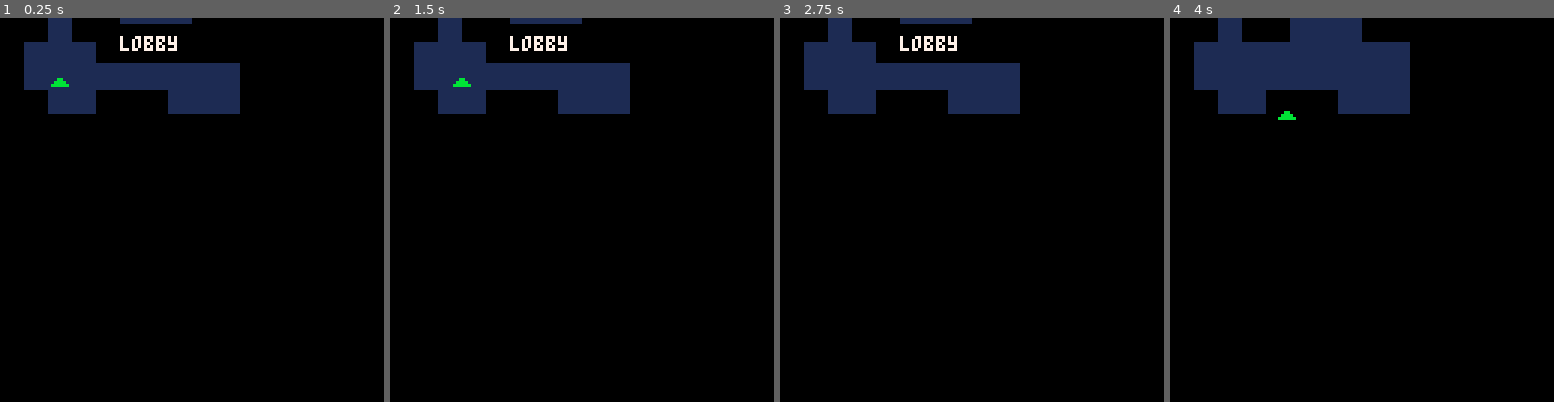
Above: before the commit, frames 1-4 (left to right).
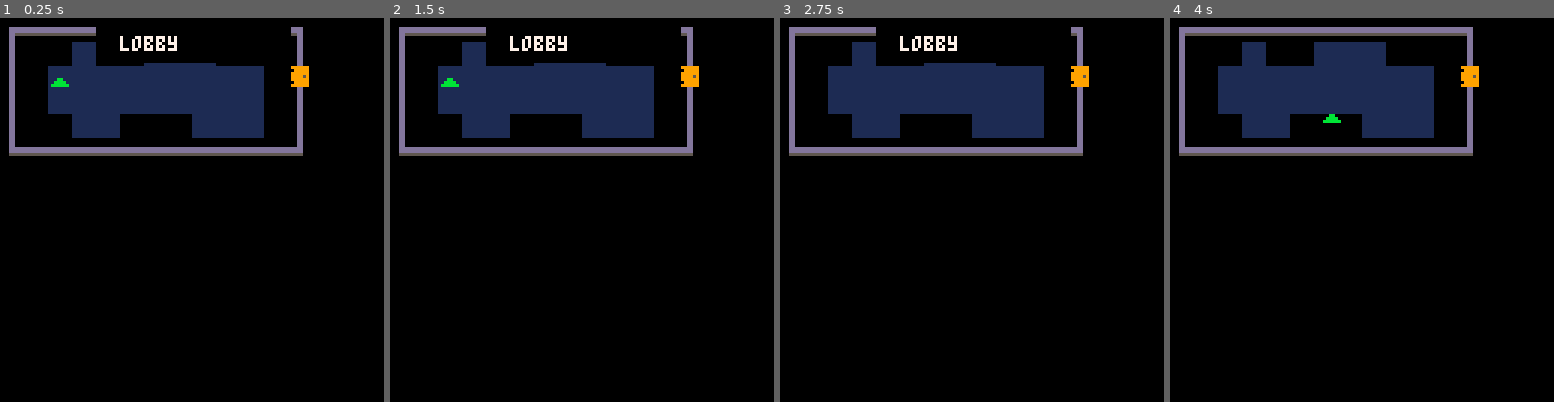
Above: after the commit, the same moments.

Repository: Gre3n01/node--pico8
Game: PICO-8 cartridge node.p8
Two runs of this game, one before a commit and one after it. Both use one fixed random seed, a clock stepped at 60 frames per second and the inputs below.
Inputs:
- Up to frame 1 (0.25 s): no input
- Up to frame 2 (1.5 s): tap X (X key) at 0.33, 1.07 s; tap O (Z key) at 0.7 s
- Up to frame 3 (2.75 s): hold Right 1.6-2.1 s; tap O (Z key) at 1.7, 2.1, 2.5 s; tap X (X key) at 1.85 s; hold Up 2.15-2.42 s; hold Right from 2.47 s (still down)
- Up to frame 4 (4 s): tap O (Z key) at 2.9, 3.3, 3.7 s; tap X (X key) at 2.97 s; release Right at 3.03 s; hold Left 3.08-3.58 s; hold Down 3.63-3.97 s

The runs differ from the first frame. In frame 1, 9.2% of the frame differs, in the area x 2-81%, y 0-36%; in frame 2, 9.3%; in frame 3, 9.2%; in frame 4, 12%.

Commit message:
Add files via upload

Diff:
--- a/node.p8
+++ b/node.p8
@@ -4,13 +4,19 @@
 -- node.p8
 -- base game: node in the lobby
 
+-- a game of rooms, keys, doors, mobs, items,
+-- no health, if death then player is peanalized in death room or grave for a period of time then back to lobby
+-- lobby is always start of game, we will continually add to game by adding more rooms until no more space is allowed
+-- we will add items, puzzles and mobs as we go. the object of game is to find a new node, found in the last room before token count has been reached.
+
 --==[ constants ]==--
 -- wall sprite numbers
+-- player can not move through these wall sprites - it will block player
 wall_sprites = {64,65,66,80,81,82,96,97,98}
 
 -- map chunk for lobby
-lobby_x1, lobby_y1 = 1, 1
-lobby_x2, lobby_y2 = 11, 4
+lobby_x1, lobby_y1 = 0, 0
+lobby_x2, lobby_y2 = 12, 5
 
 -- room ids
 room_lobby = 1
@@ -20,8 +26,47 @@
 room_name = "lobby"
 room_name_timer = 0
 
+-- room objects
+current_objects = {}
+
 -- player object
 node = {}
+
+
+--==[ room data table ]==--
+--[[
+ each room is defined here with:
+  - name: short display name
+  - map_x1, map_y1, map_x2, map_y2: map chunk to draw for this room
+  - start_x, start_y: player start tile (not pixels)
+  - objects: list of objects in this room (mobs, keys, etc)
+ add new rooms by adding new entries to this table.
+--]]
+rooms = {
+ [1] = {
+  name="lobby",
+  map_x1=0, map_y1=0, map_x2=12, map_y2=5,
+  start_x=2, start_y=2,
+  objects={
+   {type="door", x=12, y=2, dest_room=120, dest_x=1, dest_y=2, locked=false}
+   -- other objects...
+  }
+ }, -- <--- comma added here
+
+ [120] = {
+  name="library",
+  map_x1=16, map_y1=0, map_x2=28, map_y2=5,
+  start_x=3, start_y=2,
+  objects={
+   {type="mob", x=5, y=3},
+   {type="mob", x=8, y=4},
+   {type="key", x=7, y=2, hidden=true},
+   {type="book", x=6, y=2}
+  }
+ } -- <--- no comma needed after last room
+}
+-- end of rooms table fix
+
 
 --==[ common functions ]==--
 
@@ -41,6 +86,39 @@
  room_name_timer = 120 -- 2 seconds at 60fps
  sfx(0) -- play "enter room" sound
 end
+
+--==[ room loading function ]==--
+--[[
+ loads a room by id:
+  - sets the current room id
+  - updates the map chunk variables
+  - moves the player to the room's start position
+  - loads the room's objects into current_objects
+  - plays the enter room sound and displays the room name
+ call this function whenever the player enters a new room.
+--]]
+function load_room(id)
+ local r = rooms[id]
+ if not r then
+  printh("room "..id.." not found!")
+  return
+ end
+ roomid = id
+ -- set map chunk for this room
+ lobby_x1, lobby_y1 = r.map_x1, r.map_y1
+ lobby_x2, lobby_y2 = r.map_x2, r.map_y2
+ -- move player to room's start tile (convert to pixels)
+ node.x = r.start_x * 8
+ node.y = r.start_y * 8
+ -- load objects for this room
+ current_objects = {}
+ for o in all(r.objects) do
+  add(current_objects, o)
+ end
+ -- play sound and show room name
+ show_room_name(r.name)
+end
+
 
 --==[ character creation ]==--
 
@@ -60,11 +138,17 @@
 function move_node()
  local dx, dy = 0, 0
 
- -- arrow keys
- if btn(0) or btn(⬅️) or btn(4) then dx = dx - 1 end -- left or 'a'
- if btn(1) or btn(➡️) or btn(5) then dx = dx + 1 end -- right or 'd'
- if btn(2) or btn(⬆️) or btn(6) then dy = dy - 1 end -- up or 'w'
- if btn(3) or btn(⬇️) or btn(7) then dy = dy + 1 end -- down or 's'
+ -- arrow keys and controller
+ if btn(0) then dx = dx - 1 end -- left
+ if btn(1) then dx = dx + 1 end -- right
+ if btn(2) then dy = dy - 1 end -- up
+ if btn(3) then dy = dy + 1 end -- down
+
+ -- wasd keys (keyboard, continuous)
+ if stat(34, 97) then dx = dx - 1 end   -- 'a'
+ if stat(34,100) then dx = dx + 1 end   -- 'd'
+ if stat(34,119) then dy = dy - 1 end   -- 'w'
+ if stat(34,115) then dy = dy + 1 end   -- 's'
 
  -- normalize diagonal movement
  if dx ~= 0 and dy ~= 0 then
@@ -72,9 +156,6 @@
   dy *= 0.7071
  end
 
- -- controller support (pico-8 handles this automatically with btn())
-
- -- try to move, but check for wall collisions
  try_move_node(dx * node.spd, dy * node.spd)
 end
 
@@ -103,17 +184,17 @@
 
 --==[ room management ]==--
 
-function get_room_name(id)
- if id == 1 then return "lobby" end
- -- add more rooms here later
- return "???"
-end
+--function get_room_name(id)
+-- if id == 1 then return "lobby" end
+-- -- add more rooms here later
+-- return "???"
+--end
 
 --==[ pico-8 builtins ]==--
 
 function _init()
  create_node()
- show_room_name(get_room_name(roomid))
+ load_room(roomid) -- loads the first room and its objects
 end
 
 function _update()
@@ -123,6 +204,30 @@
  if room_name_timer > 0 then
   room_name_timer -= 1
  end
+
+ -- check for object interactions
+ for o in all(current_objects) do
+  -- check if node is on the same tile as an object
+  if flr(node.x/8) == o.x and flr(node.y/8) == o.y then
+   if o.type == "key" and not o.hidden then
+    -- pick up key (remove from room)
+    del(current_objects, o)
+    sfx(1) -- play pickup sound
+    -- you can set a flag here to unlock a door, etc.
+   elseif o.type == "door" and not o.locked then
+    -- check if player presses "up" or "w" to enter door
+    if btnp(2) or stat(34,119) then
+     load_room(o.dest_room)
+     -- optionally, set node position if door specifies
+     if o.dest_x and o.dest_y then
+      node.x = o.dest_x * 8
+      node.y = o.dest_y * 8
+     end
+    end
+   end
+   -- add more interactions for other object types as needed
+  end
+ end
 end
 
 function _draw()
@@ -131,7 +236,24 @@
  -- draw the map (lobby only for now)
  map(lobby_x1, lobby_y1, 0, 0, lobby_x2-lobby_x1+1, lobby_y2-lobby_y1+1)
 
- -- draw node
+ -- draw objects in the current room
+ for o in all(current_objects) do
+  -- draw each object type with correct sprite
+  if o.type == "mob" then
+   spr(17, o.x*8, o.y*8) -- firebug (change to 19 for firenode if needed)
+  elseif o.type == "key" then
+   if not o.hidden then
+    spr(68, o.x*8, o.y*8) -- key sprite
+   end
+  elseif o.type == "book" then
+   spr(69, o.x*8, o.y*8) -- book sprite (choose your sprite)
+  elseif o.type == "door" then
+   spr(67, o.x*8, o.y*8) -- door sprite
+  end
+ end
+ -- end of object drawing fix
+
+ -- draw node   -node is the player
  spr(node.spr, node.x, node.y)
 
  -- draw room name if timer > 0
@@ -176,14 +298,14 @@
 00000000000000000000000000000000000000000000000000000000000000000000000000000000000000000000000000000000000000000000000000000000
 00000000000000000000000000000000000000000000000000000000000000000000000000000000000000000000000000000000000000000000000000000000
 00000000000000000000000000000000000000000000000000000000000000000000000000000000000000000000000000000000000000000000000000000000
-00000000000000000000000000000000000000000000000000000000000000000000000000000000000000000000000000000000000000000000000000000000
-00000000000000000000000000000000000000000000000000000000000000000000000000000000000000000000000000000000000000000000000000000000
-00000000000000000000000000099f00000000000000000000000000000000000000000000000000000000000000000000000000000000000000000000000000
-000dddddddddddddddddd00000d444d009a000000000000000000000000000000000000000000000000000000000000000000000000000000000000000000000
-000dddddddddddddddddd00000d444d009ddd6600000000000000000000000000000000000000000000000000000000000000000000000000000000000000000
-000dd55555555555555dd000005444500990d0d00000000000000000000000000000000000000000000000000000000000000000000000000000000000000000
-000dd00000000000000dd00000d444d0000000000000000000000000000000000000000000000000000000000000000000000000000000000000000000000000
-000dd00000000000000dd00000222220000000000000000000000000000000000000000000000000000000000000000000000000000000000000000000000000
+00000000000000000000000009999990000000000000000000000000000000000000000000000000000000000000000000000000000000000000000000000000
+00000000000000000000000000999990000090000000000000000000000000000000000000000000000000000000000000000000000000000000000000000000
+00000000000000000000000009999990000099000000000000000000000000000000000000000000000000000000000000000000000000000000000000000000
+000dddddddddddddddddd00009999590000090000000000000000000000000000000000000000000000000000000000000000000000000000000000000000000
+000dddddddddddddddddd00009999990000090000000000000000000000000000000000000000000000000000000000000000000000000000000000000000000
+000dd55555555555555dd00000999990000444000000000000000000000000000000000000000000000000000000000000000000000000000000000000000000
+000dd00000000000000dd00009999990004000400000000000000000000000000000000000000000000000000000000000000000000000000000000000000000
+000dd00000000000000dd00000000000000444000000000000000000000000000000000000000000000000000000000000000000000000000000000000000000
 000dd00000000000000dd00000000000000000000000000000000000000000000000000000000000000000000000000000000000000000000000000000000000
 000dd00000000000000dd00000000000000000000000000000000000000000000000000000000000000000000000000000000000000000000000000000000000
 000dd00000000000000dd00000000000000000000000000000000000000000000000000000000000000000000000000000000000000000000000000000000000
@@ -212,9 +334,9 @@
 00000000000000000000000000000000000000000000000000000000000000000000000000000000000000000000000000000000000000000000000000000000
 00090000000000000000000000000000000000000000000000000000000000000000000000000000000000000000000000000000000000000000000000000000
 00999000009990000000000000000000000000000000000000000000000000000000000000000000000000000000000000000000000000000000000000000000
-099a9900009a90000000000000000000000000000000000000000000000000000000000000000000000000000000000000000000000000000000000000000000
-00999000009990000000000000000000000000000000000000000000000000000000000000000000000000000000000000000000000000000000000000000000
-00090000000000000000000000000000000000000000000000000000000000000000000000000000000000000000000000000000000000000000000000000000
+099a9900009a9000000cc00000000000000000000000000000000000000000000000000000000000000000000000000000000000000000000000000000000000
+009990000099900000cccc0000000000000000000000000000000000000000000000000000000000000000000000000000000000000000000000000000000000
+00090000000000000cccccc000000000000000000000000000000000000000000000000000000000000000000000000000000000000000000000000000000000
 __map__
 4041414141414141414141414200404141414141414142000000000000000000000000000000000000000000000000000000000000000000000000000000000000000000000000000000000000000000000000000000000000000000000000000000000000000000000000000000000000000000000000000000000000000000
 5000001000001010100000005200500010101010100052000000000000000000000000000000000000000000000000000000000000000000000000000000000000000000000000000000000000000000000000000000000000000000000000000000000000000000000000000000000000000000000000000000000000000000
